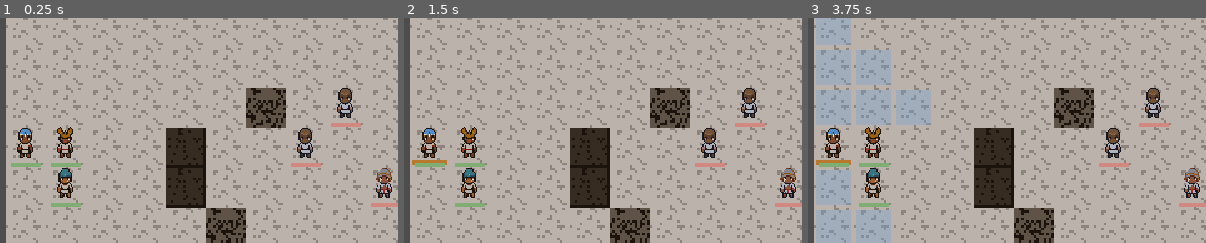
Above: before the commit, frames 1-3 (left to right).
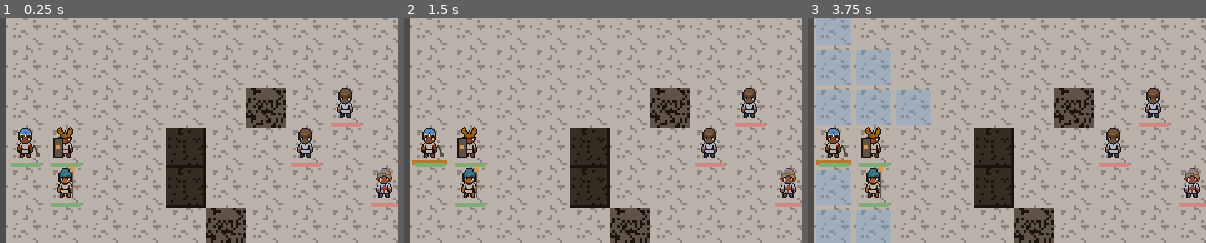
Above: after the commit, the same moments.

Repository: JasonWarrenUK/bronze-remembers
Game: Godot game, scene res://scenes/battle_smoke/battle_smoke.tscn
Same seed, same stepped clock (60 frames per second), same inputs: the game is played once before the commit and once after it. This scene is started directly instead of the project's main scene.
Inputs:
- Up to frame 1 (0.25 s): no input
- Up to frame 2 (1.5 s): click "Skip shot" at 0.5 s; click "Skip shot" at 1.25 s
- Up to frame 3 (3.75 s): click "Loose" at 2 s; click "Harry" at 2.75 s; click "Parry" at 3.5 s
The pictures show only the part of the screen within x 0-50%, y 4-54%; the shares and areas given below are measured in that part.

The runs differ from the first frame. In frame 1, 0.3% of the frame differs, in the area x 8-19%, y 53-80%; in frame 2, 0.3%; in frame 3, 0.3%.

Commit message:
feat(presentation): class weapon overlays, hit trace and the auto-fight recording

Diff:
--- a/presentation/battle_view.gd
+++ b/presentation/battle_view.gd
@@ -493,6 +493,8 @@
 		await sv.play_attack(dir, 0.14)
 	# Hit-stop: the world pauses for a few frames on contact.
 	var damage: int = ev["damage"]
+	if DebugApi.user_args.has("trace"):
+		print("TRACE hit frame=%d target=%s damage=%d" % [Engine.get_process_frames(), target.name, damage])
 	var wet: bool = target.family == "sea" or (source != null and source.family == "sea")
 	sfx("hit_wet" if wet else ("hit_bronze" if damage >= 3 else "hit_thud"), randf_range(0.95, 1.05))
 	_spawn_particles(tv.position, dir, damage, palette["sea_accent"] if wet else palette["danger"])
--- a/presentation/unit_view.gd
+++ b/presentation/unit_view.gd
@@ -17,6 +17,9 @@
 var hp_fill: ColorRect
 var max_hp: int = 1
 var ring: Polygon2D
+var weapon: Sprite2D
+var weapon_class: String = ""
+const OVERLAY_CLASSES := ["spear", "sling", "shield"]
 
 
 func setup(u: SimUnit, palette: Dictionary) -> void:
@@ -35,6 +38,13 @@
 	sprite.position = Vector2(0, -4)
 	sprite.play("idle_down")
 	add_child(sprite)
+	if OVERLAY_CLASSES.has(u.kind):
+		weapon_class = u.kind
+		weapon = Sprite2D.new()
+		weapon.centered = true
+		weapon.position = Vector2(0, -4)
+		add_child(weapon)
+		_update_weapon()
 	hp_bar = ColorRect.new()
 	hp_bar.size = Vector2(24, 3)
 	hp_bar.position = Vector2(-12, 12)
@@ -63,6 +73,16 @@
 func face(dir: Vector2i) -> void:
 	facing = SpriteSheets.facing_name(dir)
 	sprite.play("idle_" + facing)
+	_update_weapon()
+
+
+func _update_weapon() -> void:
+	if weapon == null:
+		return
+	weapon.texture = load("res://art/overlays/%s-%s.png" % [weapon_class, facing])
+	# Behind the body when facing up, in front otherwise.
+	weapon.z_index = -1 if facing == "up" else 1
+	weapon.position = sprite.position
 
 
 ## Walks a path of cells; awaits completion.
@@ -115,8 +135,19 @@
 	await tw.finished
 
 
+func _process(_delta: float) -> void:
+	if weapon != null:
+		weapon.position = sprite.position
+		weapon.scale = sprite.scale
+		weapon.modulate = sprite.modulate
+		if weapon.texture == null or not weapon.texture.resource_path.ends_with("%s-%s.png" % [weapon_class, facing]):
+			_update_weapon()
+
+
 func play_downed() -> void:
 	sprite.play("downed")
+	if weapon != null:
+		weapon.visible = false
 	hp_bar.visible = false
 	hp_fill.visible = false
 	ring.visible = false
Binary file added: art/overlays/shield-down.png
Binary file added: art/overlays/shield-left.png
Binary file added: art/overlays/shield-right.png
Binary file added: art/overlays/shield-up.png
Binary file added: art/overlays/sling-down.png
Binary file added: art/overlays/sling-left.png
Binary file added: art/overlays/sling-right.png
Binary file added: art/overlays/sling-up.png
Binary file added: art/overlays/spear-down.png
Binary file added: art/overlays/spear-left.png
Binary file added: art/overlays/spear-right.png
Binary file added: art/overlays/spear-up.png
(and 6 more such lines)
